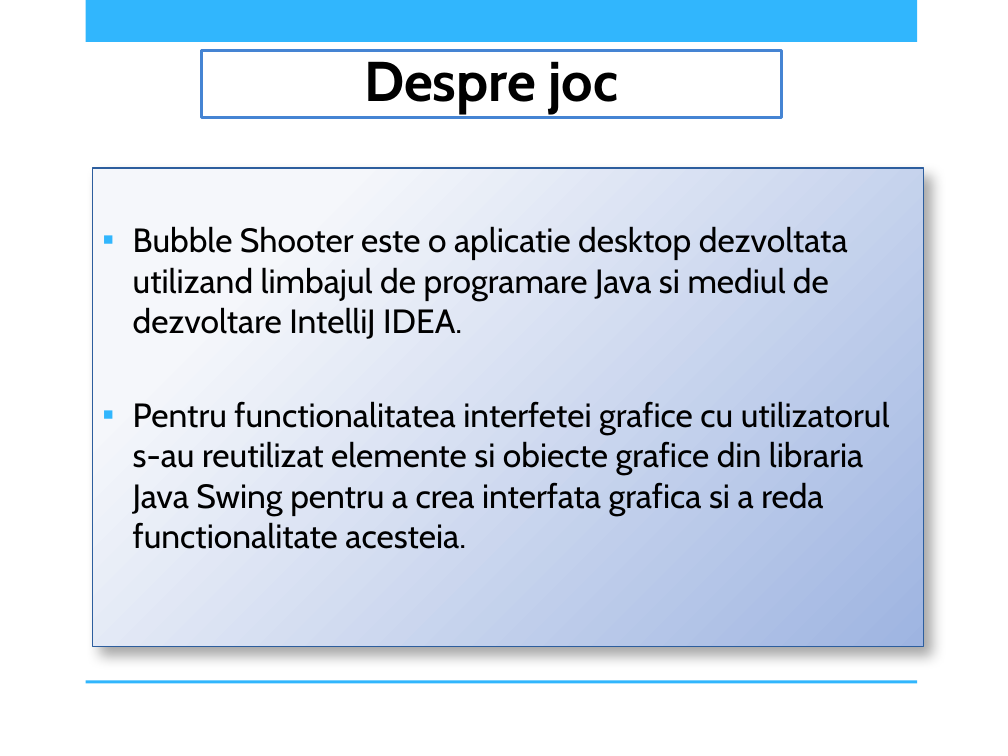
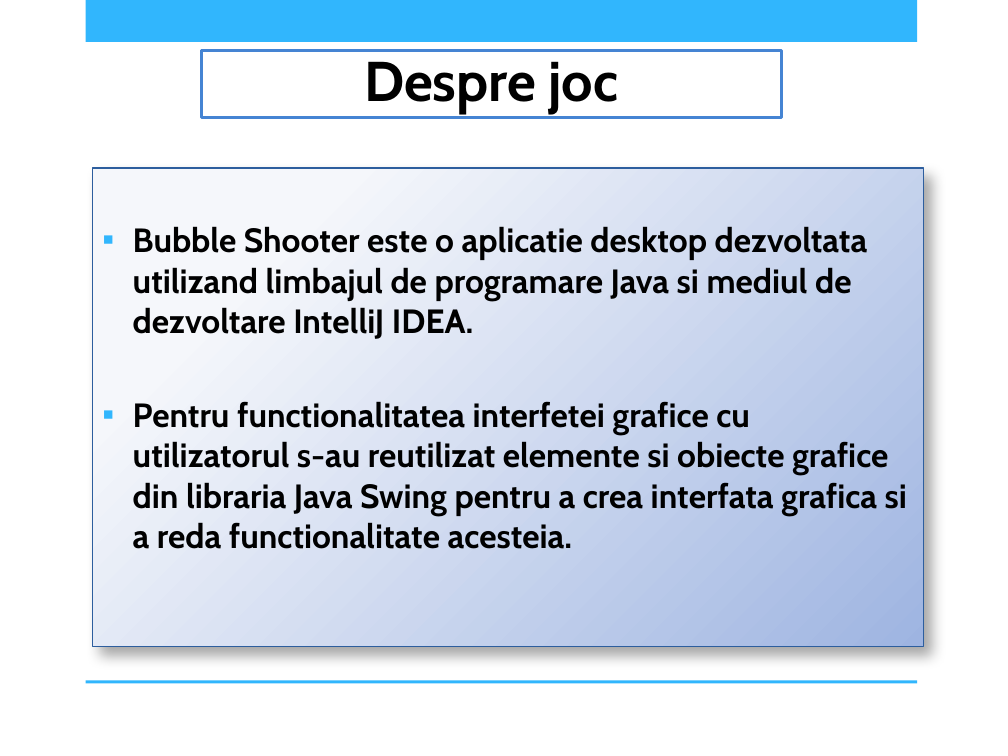
Before and after one commit to AndreeaDraghici/Bubble-Shooter-Game, a slide deck: slide 3 of docs/IOC_PrezentareBubbleShooter_DraghiciCiontu_CR4S1A.pptx. Drawn at 1008x756 pixels with LibreOffice and Linux fonts; fonts in the diff are those of the drawing; background and template pictures are left out. Boxes give left, top, right and bottom in pixels: in the first picture for what was removed or moved away, otherwise in the second. Text is boxed around its words. In the diff, an @@ line names an element or a change of style, - is before the commit and + after.

```diff
--- a/docs/IOC_PrezentareBubbleShooter_DraghiciCiontu_CR4S1A.pptx
+++ b/docs/IOC_PrezentareBubbleShooter_DraghiciCiontu_CR4S1A.pptx
@@ text "Bubble Shooter este o aplicatie ..." at bbox=[93, 168, 924, 647]: bold on @@
```
Also in this commit, not shown: 5 other slides changed, 6 slides added, 1 other file.
